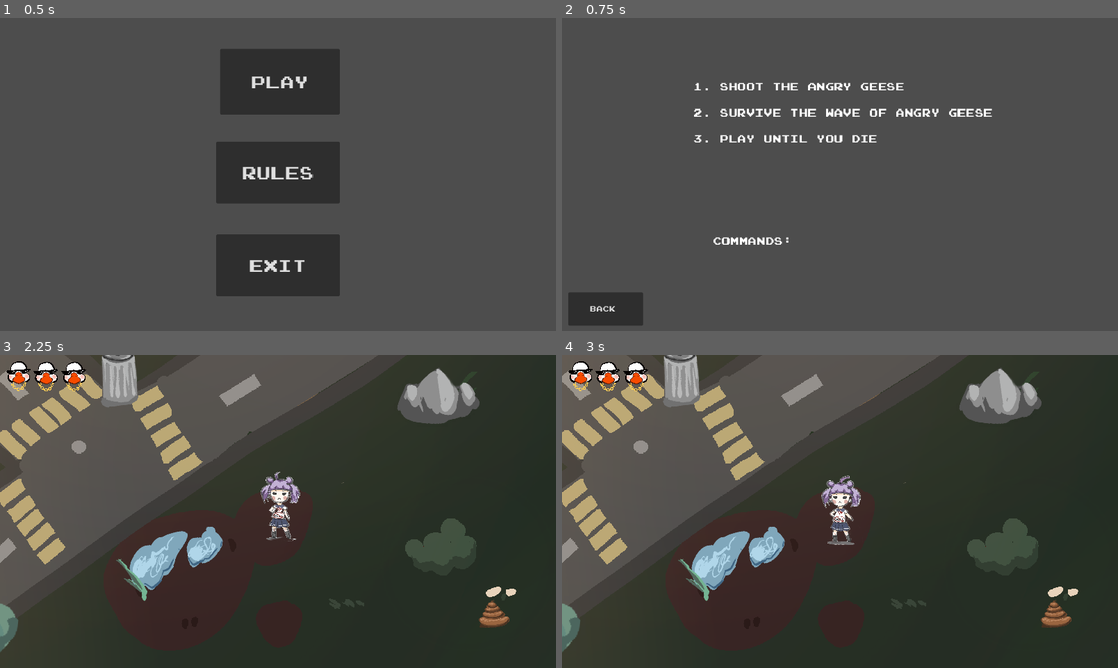
Above: before the commit, frames 1-4 (two rows, left to right).
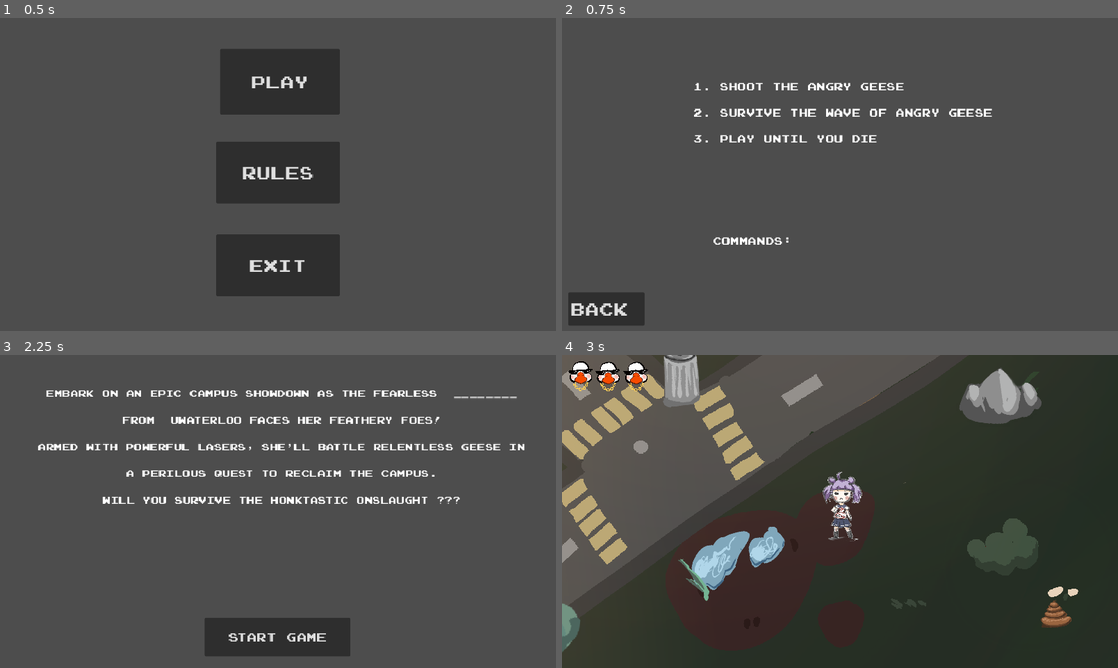
Above: after the commit, the same moments.

Repository: RiadMefti/hackaton-game
Game: Godot game, scene res://GameMenu/menu.tscn
Same seed, same stepped clock (60 frames per second), same inputs: the game is played once before the commit and once after it.
Inputs (mouse positions are in pixels of both pictures, inside the frame that each line leads up to):
- Up to frame 1 (0.5 s): no input
- Up to frame 2 (0.75 s): click "Rules" at 0.5 s
- Up to frame 3 (2.25 s): click "Back" at 1.25 s; click "Play" at 2 s
- Up to frame 4 (3 s): click (840, 636) at 2.75 s, where only the run after the commit has a clickable "Start game"

Frame 1 is identical in both runs. In frame 2, 0.3% of the frame differs, in the area x 1-15%, y 87-99%; in frame 3, 72%, in the area x 0-100%, y 0-100%; in frame 4, 0.8%.

Commit message:
Title screen done jsut need to add a name

Diff:
--- a/GameMenu/Rules.tscn
+++ b/GameMenu/Rules.tscn
@@ -18,6 +18,7 @@
 offset_right = 168.0
 offset_bottom = 637.0
 theme_override_fonts/font = ExtResource("2_namlp")
+theme_override_font_sizes/font_size = 36
 text = "Back "
 script = ExtResource("1_q1ykl")
 
--- a/Menu.gd
+++ b/Menu.gd
@@ -1,7 +1,7 @@
 extends Control
 #Play button
 func _on_play_pressed():
-		get_tree().change_scene_to_file("res://scenes/Level.tscn")
+		get_tree().change_scene_to_file("res://scenes/TitleScreen.tscn")
 
 
 
--- /dev/null
+++ b/scenes/TitleScreen.gd
@@ -0,0 +1,5 @@
+extends Control
+
+
+func _on_button_pressed():
+		get_tree().change_scene_to_file("res://scenes/Level.tscn")
--- /dev/null
+++ b/scenes/TitleScreen.tscn
@@ -0,0 +1,65 @@
+[gd_scene load_steps=3 format=3 uid="uid://0qo3h2cbyo3d"]
+
+[ext_resource type="Script" path="res://scenes/TitleScreen.gd" id="1_mjdgt"]
+[ext_resource type="FontFile" uid="uid://di7g3lbon2hqf" path="res://GameMenu/joystix monospace.otf" id="2_oe8j6"]
+
+[node name="Control" type="Control"]
+layout_mode = 3
+anchors_preset = 15
+anchor_right = 1.0
+anchor_bottom = 1.0
+grow_horizontal = 2
+grow_vertical = 2
+script = ExtResource("1_mjdgt")
+
+[node name="Button" type="Button" parent="."]
+layout_mode = 0
+offset_left = 424.0
+offset_top = 544.0
+offset_right = 726.0
+offset_bottom = 624.0
+theme_override_fonts/font = ExtResource("2_oe8j6")
+theme_override_font_sizes/font_size = 25
+text = "Start game"
+
+[node name="RichTextLabel" type="RichTextLabel" parent="."]
+layout_direction = 3
+layout_mode = 1
+anchors_preset = 14
+anchor_top = 0.5
+anchor_right = 1.0
+anchor_bottom = 0.5
+offset_left = 104.0
+offset_top = -308.0
+offset_right = -96.0
+offset_bottom = 132.0
+grow_horizontal = 2
+grow_vertical = 2
+theme_override_fonts/normal_font = ExtResource("2_oe8j6")
+theme_override_font_sizes/normal_font_size = 36
+fit_content = true
+scroll_following = true
+tab_size = 15
+context_menu_enabled = true
+
+[node name="Label" type="Label" parent="."]
+layout_mode = 0
+offset_left = -56.0
+offset_top = -128.0
+offset_right = 1223.0
+offset_bottom = 512.0
+theme_override_fonts/font = ExtResource("2_oe8j6")
+theme_override_font_sizes/font_size = 20
+text = "Embark on an epic campus showdown as the fearless  ________
+
+from  UWaterloo faces her feathery foes!
+
+Armed with powerful lasers, she'll battle relentless geese in
+
+a perilous quest to reclaim the campus.
+
+Will you survive the honktastic onslaught ???"
+horizontal_alignment = 1
+vertical_alignment = 1
+
+[connection signal="pressed" from="Button" to="." method="_on_button_pressed"]
